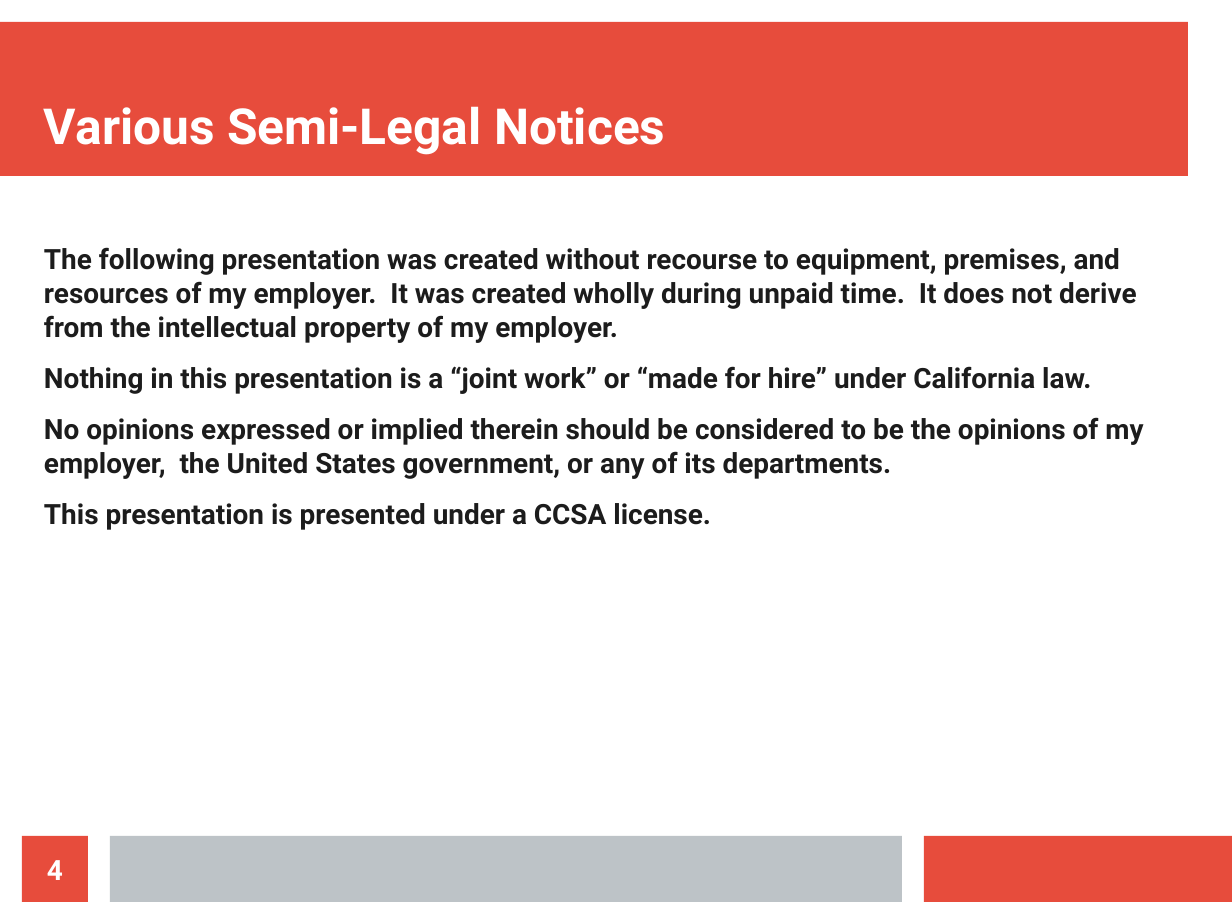
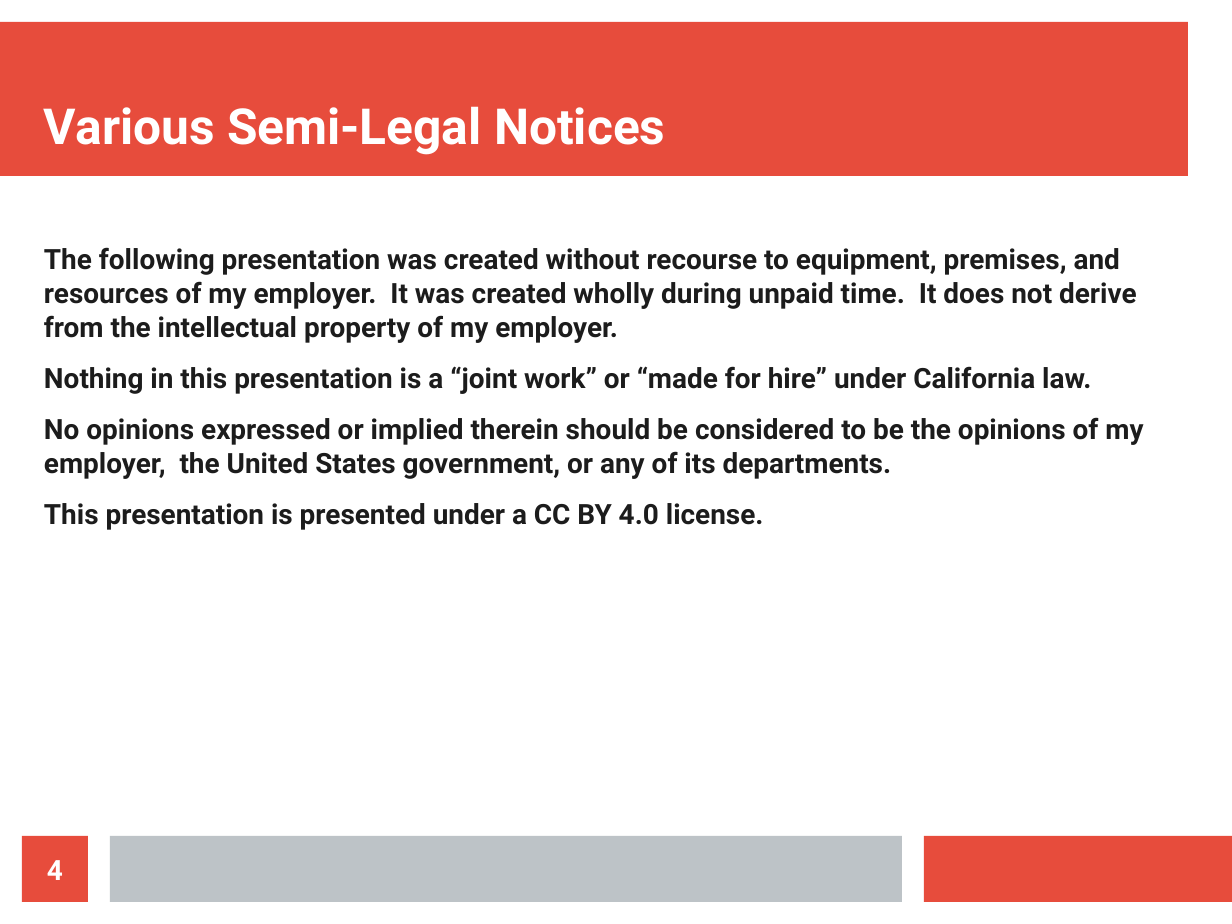
Before and after one commit to spk121/fosdem2019, a slide deck: slide 4 of ScriptingIF.odp. Drawn at 1232x924 pixels with LibreOffice and Linux fonts; fonts in the diff are those of the drawing. Boxes give left, top, right and bottom in pixels: in the first picture for what was removed or moved away, otherwise in the second. Text is boxed around its words. In the diff, an @@ line names an element or a change of style, - is before the commit and + after.

```diff
--- a/ScriptingIF.odp
+++ b/ScriptingIF.odp
@@ text at bbox=[44, 503, 764, 530]: text changed @@
-This presentation is presented under a CCSA license.
+This presentation is presented under a CC BY 4.0 license.
```
Also in this commit, not shown: 10 other slides changed, 16 slides added, 2 slides removed, 7 other files.
